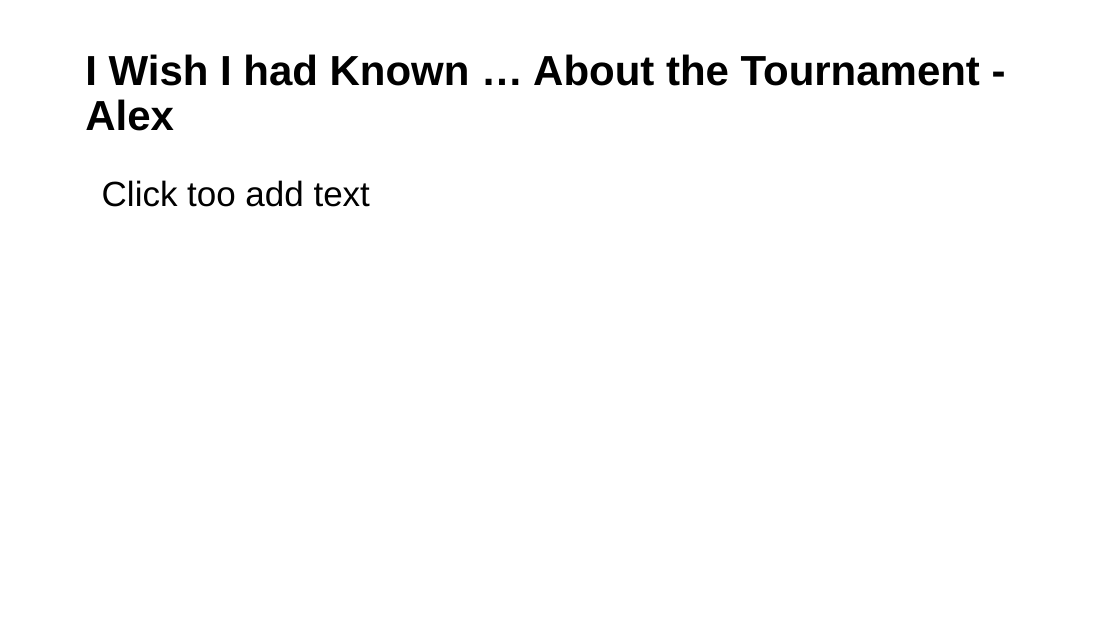
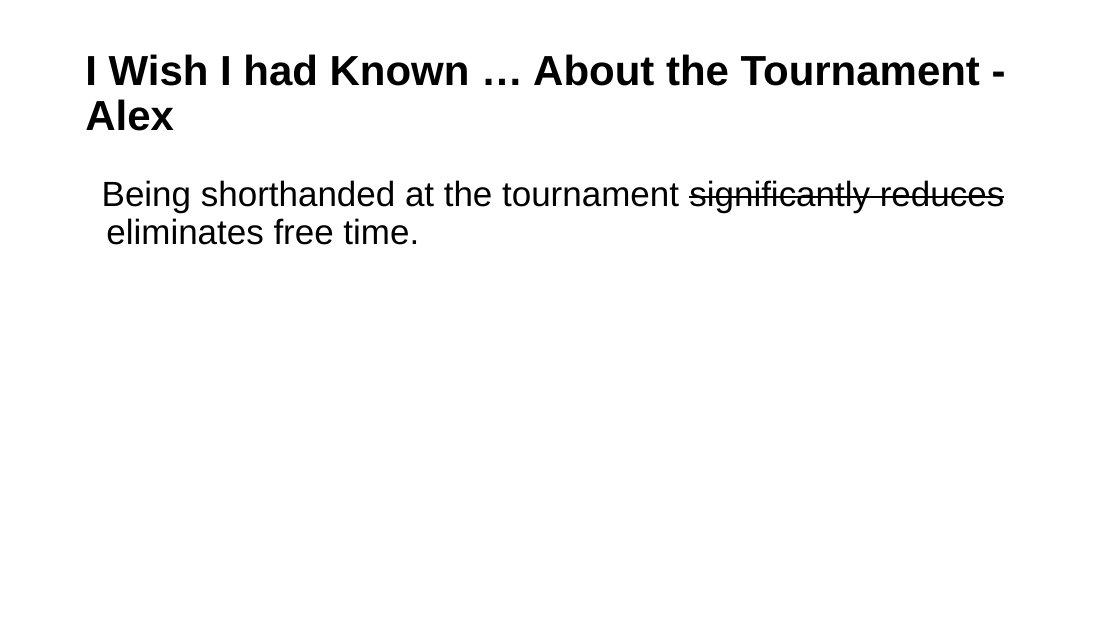
Before and after one commit to FTC7347/2015-Documentation, a slide deck: slide 20 of SeasonRecap.pptx. Drawn at 1120x630 pixels with LibreOffice and Linux fonts; fonts in the diff are those of the drawing. Boxes give left, top, right and bottom in pixels: in the first picture for what was removed or moved away, otherwise in the second. Text is boxed around its words. In the diff, an @@ line names an element or a change of style, - is before the commit and + after.

```diff
--- a/SeasonRecap.pptx
+++ b/SeasonRecap.pptx
@@ text at (x1=102, y1=180, x2=1004, y2=245): text changed @@
-Click too add text
+Being shorthanded at the tournament significantly reduces eliminates free time.
```
Also in this commit, not shown: 7 other slides changed.
